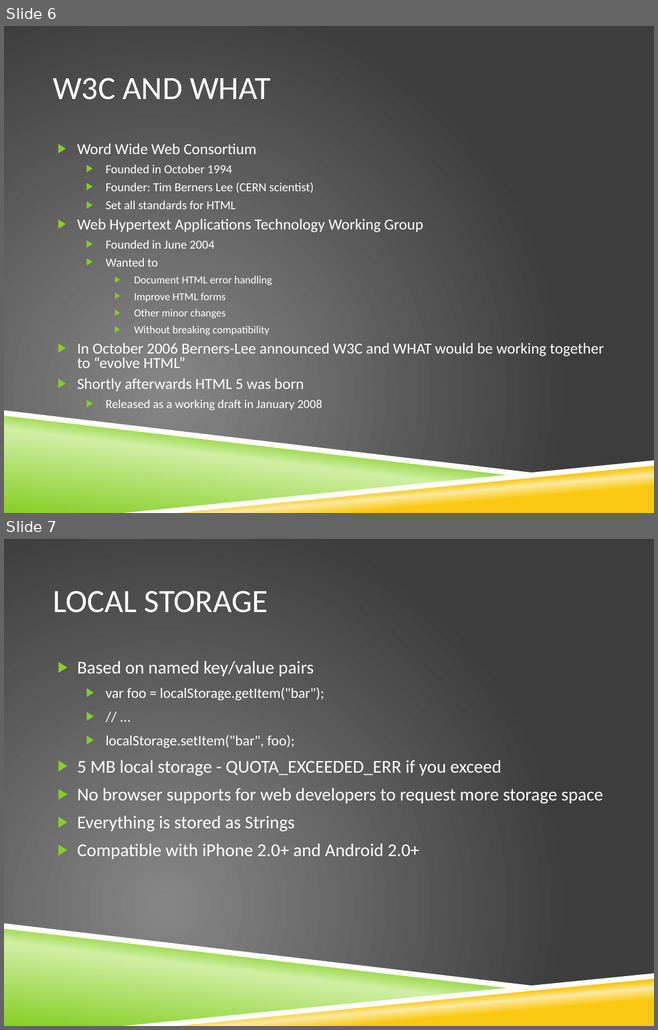
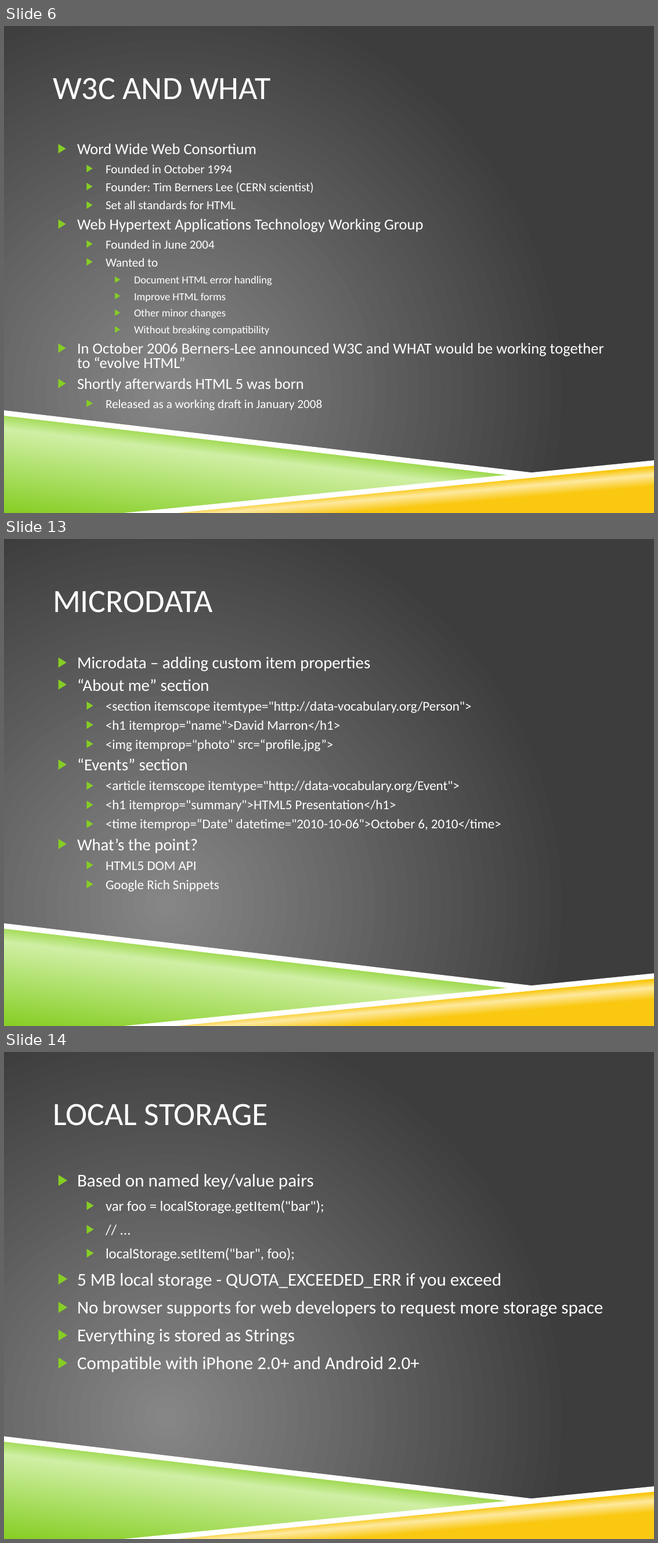
Before and after one commit to richardallred/523RPG, a slide deck: HTML 5.pptx. Shown one above the other, each under a label of ours: slides 6 and 7 before the commit, slides 6, 13 and 14 after it; the slides between them are not shown. The pictures are 658x1030 and 658x1543 pixels, drawn with LibreOffice and Linux fonts; fonts in the diff are those of the drawing; background and template pictures are left out. Boxes give left, top, right and bottom in pixels: in the first picture for what was removed or moved away, otherwise in the second. Text is boxed around its words. In the diff, an @@ line names an element or a change of style, - is before the commit and + after.

Commit message:
added my slides

```diff
--- a/HTML 5.pptx
+++ b/HTML 5.pptx
@@ slide 13 added at (4, 539, 654, 1026), background picture (left out); not listed: 4 template elements that a slide beside it also shows @@
@@ title added at (53, 591, 213, 613), 36 pt, text #FFFFFF @@
+MICRODATA
@@ text added at (77, 657, 501, 892), 14.8 pt, text #FFFFFF @@
+▶ Microdata – adding custom item properties
+▶ “About me” section
+  ▶ <section itemscope itemtype="http://data-vocabulary.org/Person">
+  ▶ <h1 itemprop="name">David Marron</h1>
+  ▶ <img itemprop="photo" src=“profile.jpg”>
+▶ “Events” section
+  ▶ <article itemscope itemtype="http://data-vocabulary.org/Event">
+  ▶ <h1 itemprop="summary">HTML5 Presentation</h1>
+  ▶ <time itemprop=“Date" datetime="2010-10-06">October 6, 2010</time>
+▶ What’s the point?
+  ▶ HTML5 DOM API
+  ▶ Google Rich Snippets
@@ what was slide 7 is now slide 14 @@
```
Also in this commit, not shown: 6 other slides added.
